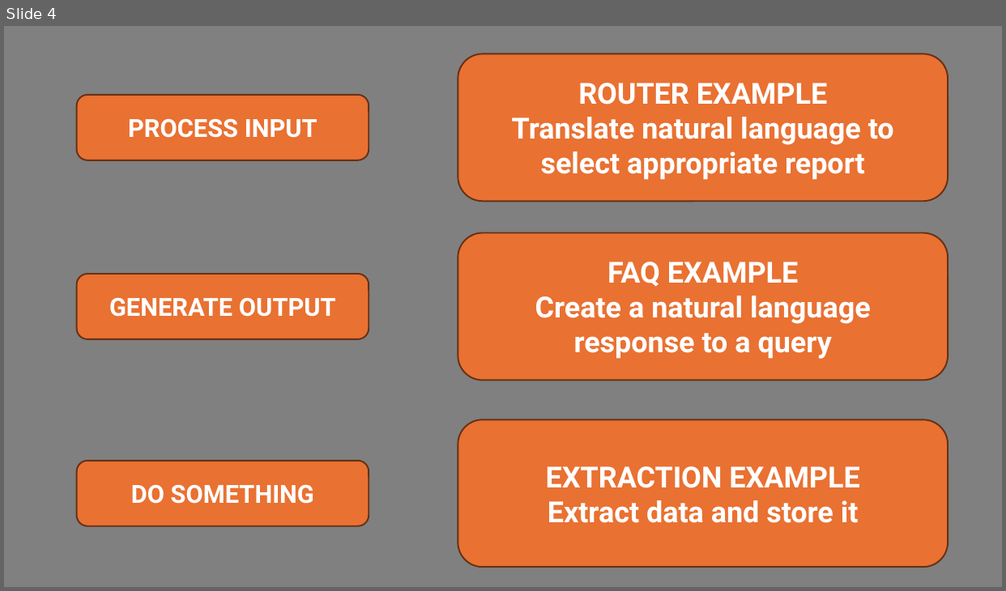
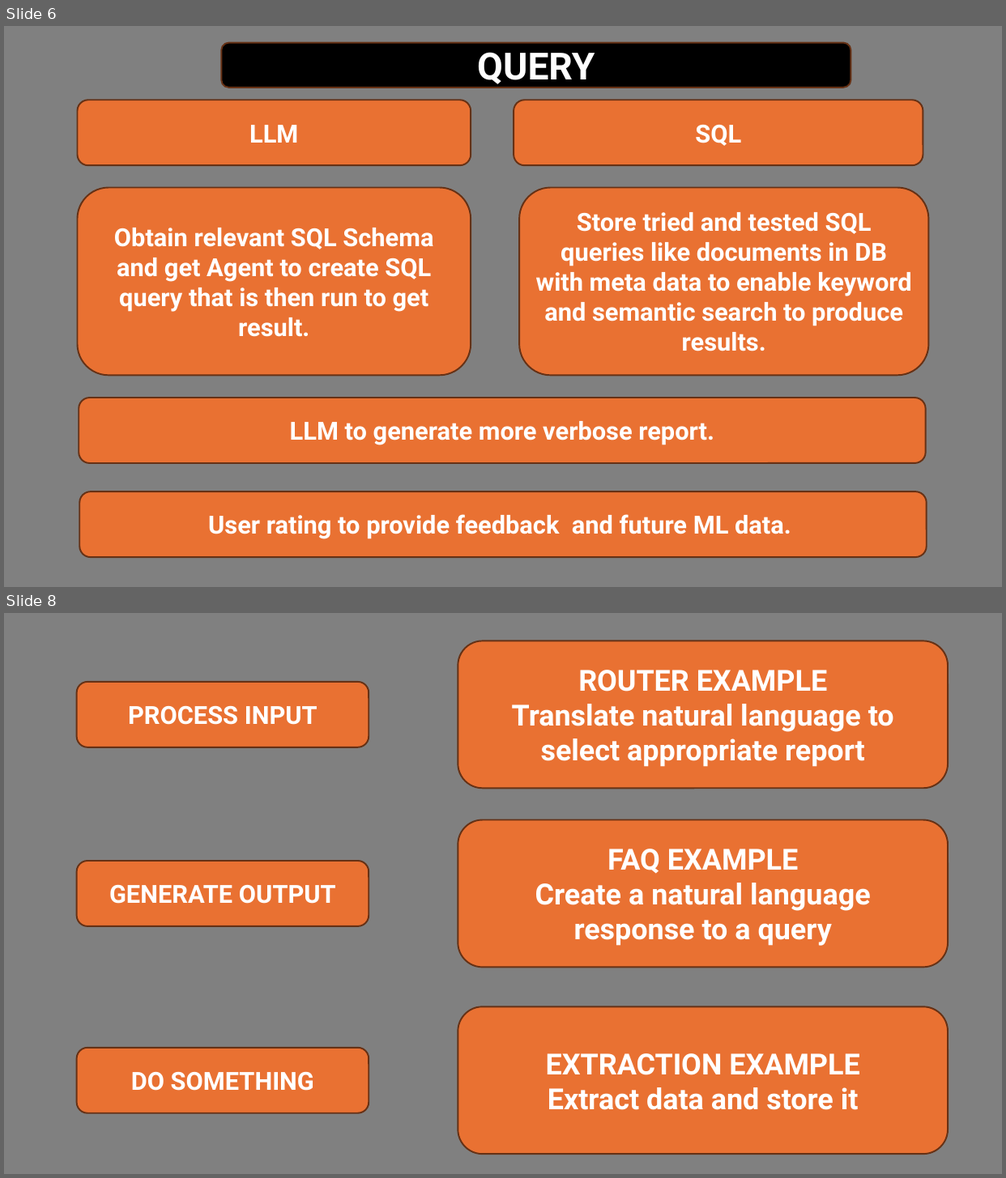
Before and after one commit to Python-Test-Engineer/django-con-eu, a slide deck: ai-agents.pptx. Shown one above the other, each under a label of ours: slide 4 before the commit, slides 6 and 8 after it; the slides between them are not shown. The pictures are 1006x591 and 1006x1178 pixels, drawn with LibreOffice and Linux fonts; fonts in the diff are those of the drawing. Boxes give left, top, right and bottom in pixels: in the first picture for what was removed or moved away, otherwise in the second. Text is boxed around its words. In the diff, an @@ line names an element or a change of style, - is before the commit and + after.

```diff
--- a/ai-agents.pptx
+++ b/ai-agents.pptx
@@ slide 6 added at <box>4,26,1002,587</box>, background #808080 @@
@@ rounded rectangle added at <box>221,42,850,88</box>, fill #000000, outline #663216 1.5 pt, 36 pt, text #FFFFFF, bold @@
+QUERY
@@ rounded rectangle added at <box>78,100,471,166</box>, fill #E97132, outline #663216 1.5 pt, 24 pt, text #FFFFFF, bold @@
+LLM
@@ rounded rectangle added at <box>513,100,923,166</box>, fill #E97132, outline #663216 1.5 pt, 24 pt, text #FFFFFF, bold @@
+SQL
@@ rounded rectangle added at <box>78,188,471,376</box>, fill #E97132, outline #663216 1.5 pt, 24 pt, text #FFFFFF, bold @@
+Obtain relevant SQL Schema and get Agent to create SQL query that is then run to get result.
@@ rounded rectangle added at <box>519,188,928,376</box>, fill #E97132, outline #663216 1.5 pt, 24 pt, text #FFFFFF, bold @@
+Store tried and tested SQL queries like documents in DB with meta data to enable keyword and semantic search to produce results.
@@ rounded rectangle added at <box>79,398,926,464</box>, fill #E97132, outline #663216 1.5 pt, 24 pt, text #FFFFFF, bold @@
+LLM to generate more verbose report.
@@ rounded rectangle added at <box>79,492,927,557</box>, fill #E97132, outline #663216 1.5 pt, 24 pt, text #FFFFFF, bold @@
+User rating to provide feedback and future ML data.
@@ what was slide 4 is now slide 8 @@
```
Also in this commit, not shown: 3 other slides added, 5 other files.
